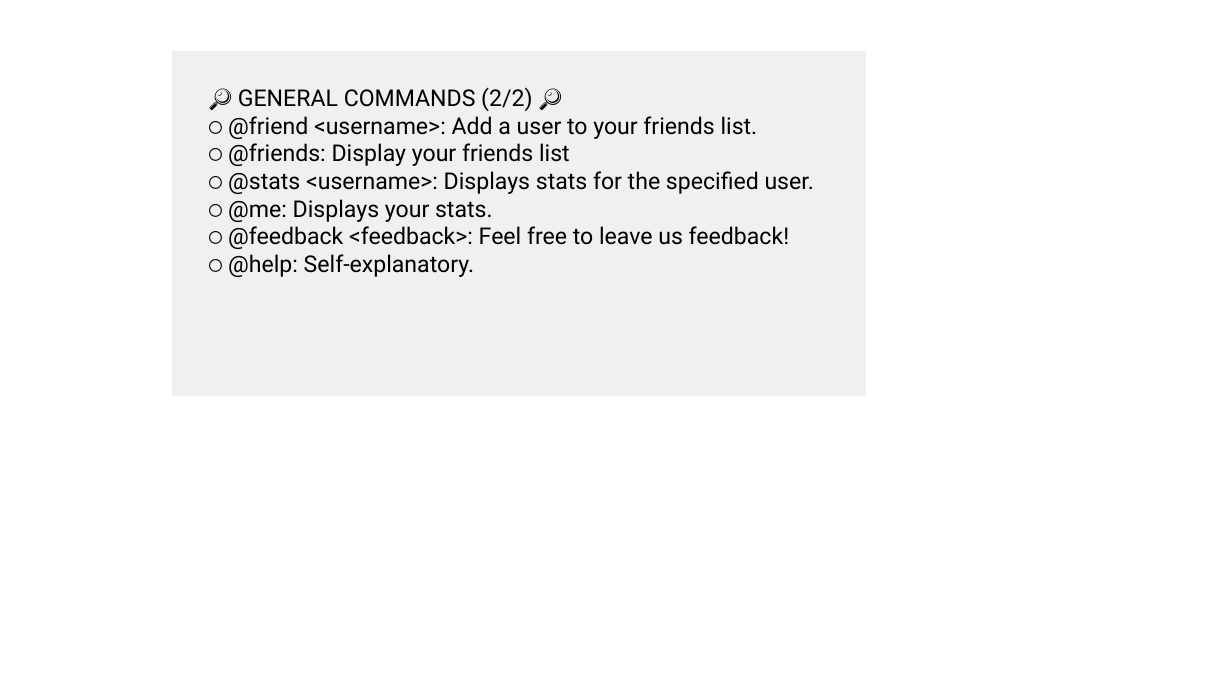
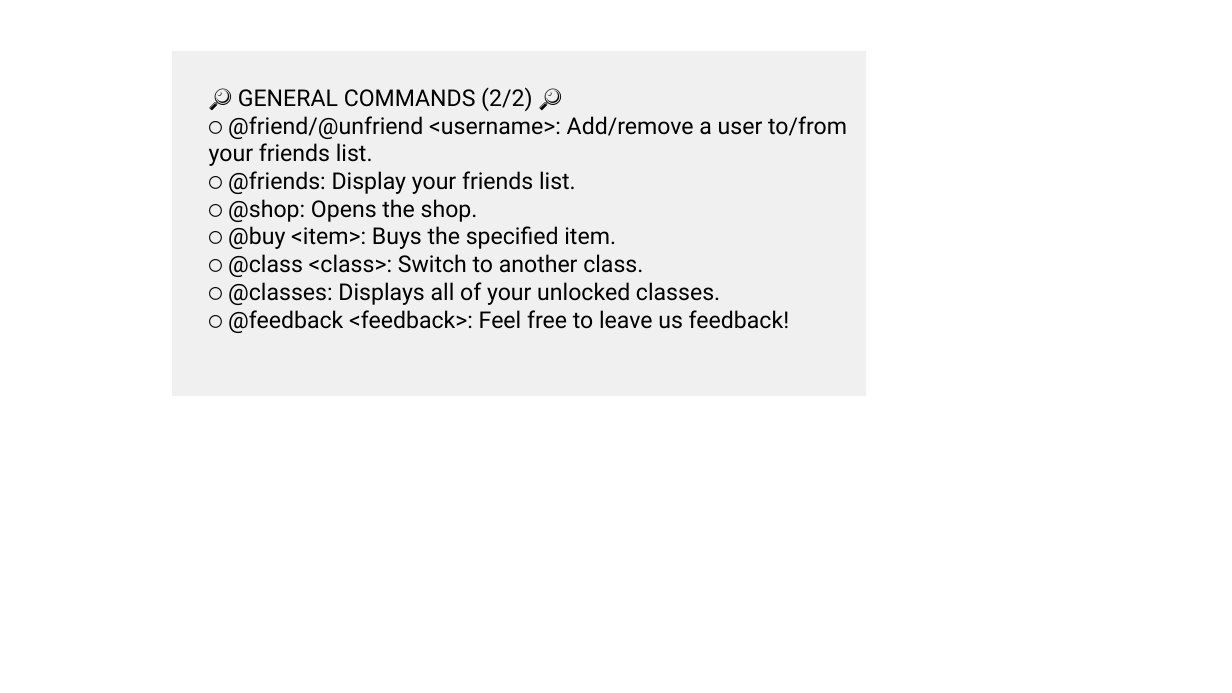
Before and after one commit to jeffjc97/The-Arena-Game, a slide deck: slide 2 of img/commands.pptx. Drawn at 1232x693 pixels with LibreOffice and Linux fonts; fonts in the diff are those of the drawing. Boxes give left, top, right and bottom in pixels: in the first picture for what was removed or moved away, otherwise in the second. Text is boxed around its words. In the diff, an @@ line names an element or a change of style, - is before the commit and + after.

Commit message:
updated help

```diff
--- a/img/commands.pptx
+++ b/img/commands.pptx
@@ text in rectangle at (x1=209, y1=87, x2=847, y2=305): text changed @@
-🔎 GENERAL COMMANDS (2/2) 🔎
-⚪ @friend <username>: Add a user to your friends list.
-⚪ @friends: Display your friends list
-⚪ @stats <username>: Displays stats for the specified user.
-⚪ @me: Displays your stats.
+🔎 GENERAL COMMANDS (2/2) 🔎
+⚪ @friend/@unfriend <username>: Add/remove a user to/from your friends list.
+⚪ @friends: Display your friends list.
+⚪ @shop: Opens the shop.
+⚪ @buy <item>: Buys the specified item.
+⚪ @class <class>: Switch to another class.
+⚪ @classes: Displays all of your unlocked classes.
@@ text in rectangle at (x1=228, y1=254, x2=474, y2=277): paragraph removed @@
-⚪ @help: Self-explanatory.
```
Also in this commit, not shown: 1 other slide changed, 2 other files.
